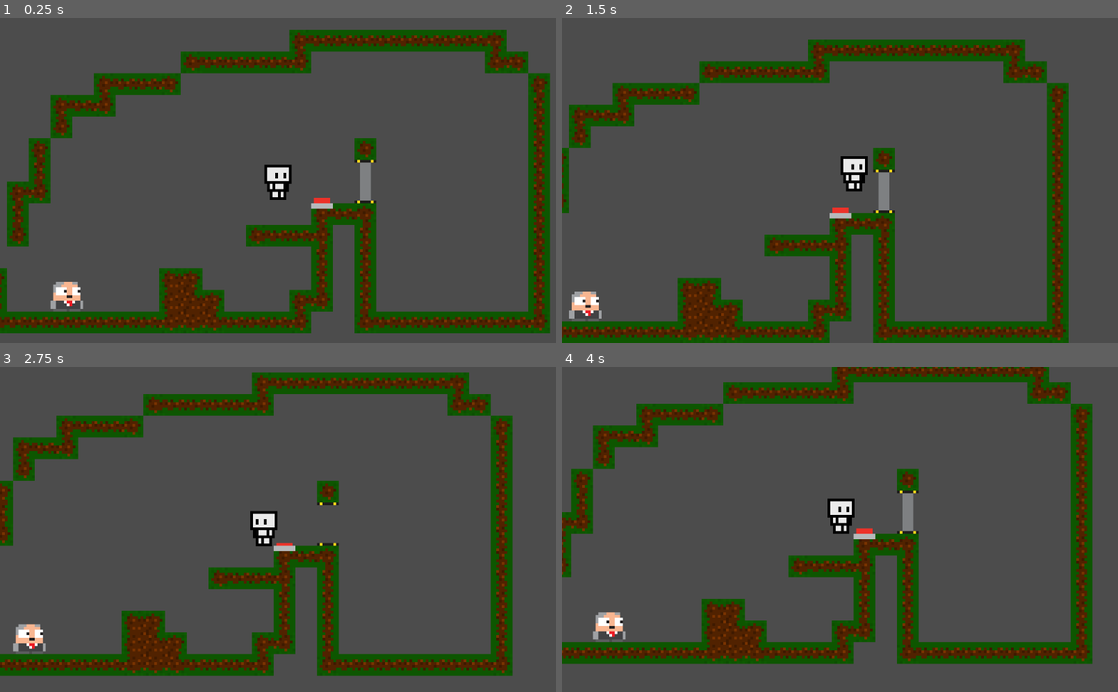
Above: before the commit, frames 1-4 (two rows, left to right).
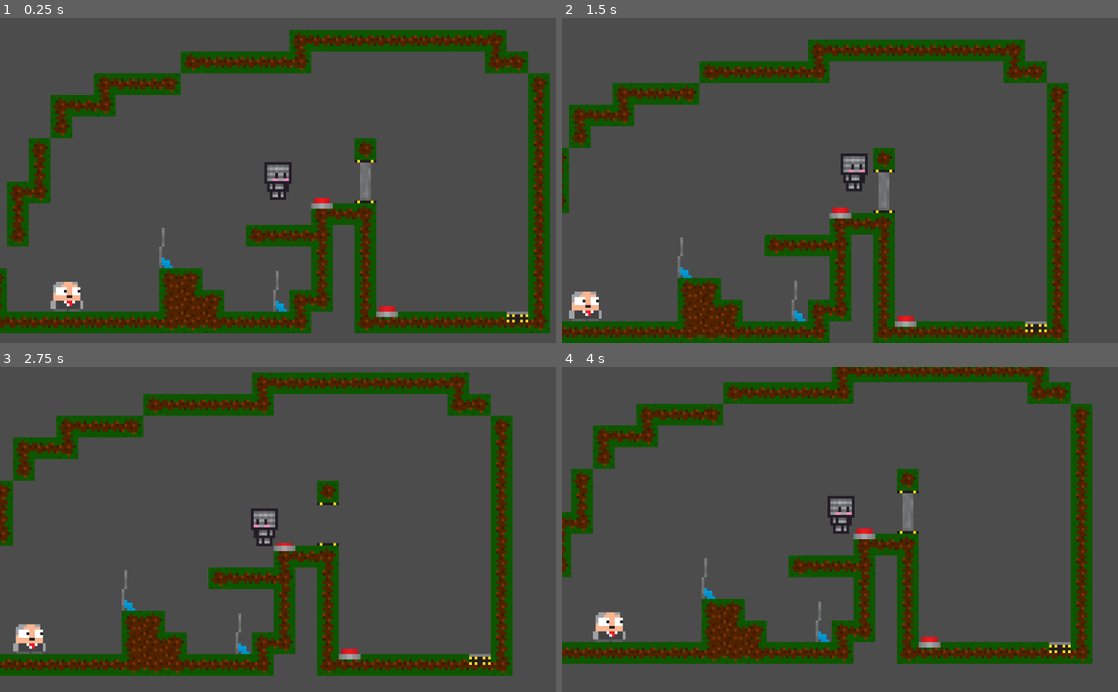
Above: after the commit, the same moments.

Repository: MrPiedPiper/CoinrollAdventures
Game: Godot game, scene res://Scenes/Main.tscn
The game is run twice, just before and just after one commit, with the same random seed, the same clock (stepped at 60 frames per second) and the same inputs.
Inputs (mouse positions are in pixels of both pictures, inside the frame that each line leads up to):
- Up to frame 1 (0.25 s): no input
- Up to frame 2 (1.5 s): move the mouse to (962, 164) at 0.52 s; hold Right mouse button (player_pickup) 0.53-1.28 s; hold Right (ui_right) from 0.53 s (still down); tap Space (move_jump) at 0.77 s; move the mouse to (728, 196) at 1.27 s; click (728, 196) at 1.35 s
- Up to frame 3 (2.75 s): tap Space (move_jump) at 1.52 s; move the mouse to (333, 458) at 2.02 s; release Right (ui_right) at 2.03 s; hold Left (ui_left) from 2.03 s (still down); hold Right mouse button (player_pickup) from 2.03 s (still down)
- Up to frame 4 (4 s): move the mouse to (812, 594) at 2.77 s; release Left (ui_left) at 2.78 s; release Right mouse button (player_pickup) at 2.78 s; hold Right (ui_right) from 2.78 s (still down); click (812, 594) at 2.85 s; tap Space (move_jump) at 3.02, 3.77 s; move the mouse to (1006, 578) at 3.52 s; hold Right mouse button (player_pickup) from 3.53 s (still down)

The runs differ from the first frame. In frame 1, 1.0% of the frame differs, in the area x 28-95%, y 44-94%; in frame 2, 1.0%; in frame 3, 1.0%; in frame 4, 1.0%.
Error before the commit: Attempt to call function 'get_children' in base 'null instance' on a null instance. (res://Assets/Scripts/Enemy.gd:37)
Error after the commit: Attempt to call function 'get_children' in base 'null instance' on a null instance. (res://Assets/Scripts/Enemy.gd:34)

Commit message:
Updated player, button, flag, gate, and coin textures

Diff:
--- /dev/null
+++ b/Assets/Scripts/Checkpoint.gd
@@ -0,0 +1,15 @@
+extends Node2D
+
+var activeTexture = preload("res://Assets/Sprites/FlagSprites/FlagTop.png")
+var deactiveTexture = preload("res://Assets/Sprites/FlagSprites/FlagBottom.png")
+
+var active = false
+
+func _checkpoint_activated():
+	active = true
+	$Sprite.texture = activeTexture
+
+func _checkpoint_deactivated():
+	print("not active")
+	active = false
+	$Sprite.texture = deactiveTexture
--- a/Assets/Scripts/Enemy.gd
+++ b/Assets/Scripts/Enemy.gd
@@ -5,6 +5,9 @@
 export var hasCoin = false
 export var acceleration = 100
 export var topSpeed = 35
+
+var og_has_coin = hasCoin
+onready var og_position = self.position
 
 var stunned = false
 var stun_time : float = 1
@@ -15,12 +18,6 @@
 var isCyclingRay = false
 
 var touching = []
-
-#If the Enemy sees the player within range and doesn't ahve a coin, have the Enemy run towards the plyaer
-
-# Called when the node enters the scene tree for the first time.
-func _ready():
-	pass # Replace with function body.
 
 func _process(delta):
 	if !hasCoin and !stunned:
@@ -106,3 +103,13 @@
 	stunned = true
 	yield(get_tree().create_timer(stun_time), "timeout")
 	stunned = false
+
+func respawn():
+	set_has_coin(og_has_coin)
+	position = og_position
+	velocity = Vector2(0, 0)
+	stunned = false
+	isCyclingRay = false
+	touching = []
+	curr_target = null
+	print(hasCoin)
--- a/Assets/Scripts/Player.gd
+++ b/Assets/Scripts/Player.gd
@@ -1,6 +1,8 @@
 extends KinematicBody2D
 
 signal player_stole_coin
+signal checkpoint_activated
+signal checkpoint_deactivated
 
 export var acceleration = 700
 export var topSpeed = 150
@@ -10,6 +12,8 @@
 export var bullet : PackedScene
 
 var coinStatModifier = 0.07
+
+var currCheckpoint
 
 var maxCoins = 6
 var bulletCooldown = 0.3
@@ -141,6 +145,13 @@
 func _on_PlayerArea2D_area_entered(area):
 	if area.is_in_group("CoinDown"):
 		touchingCoins.append(area.get_parent())
+	elif area.is_in_group("Checkpoint"):
+		if currCheckpoint != null:
+			connect("checkpoint_deactivated", currCheckpoint, "_checkpoint_deactivated", [], CONNECT_ONESHOT)
+			emit_signal("checkpoint_deactivated")
+		connect("checkpoint_activated", area.get_parent(), "_checkpoint_activated", [], CONNECT_ONESHOT)
+		emit_signal("checkpoint_activated")
+		currCheckpoint = area.get_parent()
 	touching.append(area)
 
 func _on_PlayerArea2D_area_exited(area):
@@ -172,7 +183,9 @@
 		die()
 
 func die():
-	print("bleh")
+	respawn()
+	for enemy in get_tree().get_nodes_in_group("Enemy"):
+		enemy.respawn()
 
 func steal_coin():
 	if Input.is_action_pressed("player_pickup"):
@@ -183,3 +196,25 @@
 					connect("player_stole_coin", currObject, "_player_stole_coin")
 					emit_signal("player_stole_coin")
 					setCoinCount(heldCoins+1)
+
+func _launch(rot, power):
+	var launchDir = Vector2(cos(rot), sin(rot))
+	velocity += launchDir * power
+	velocity = move_and_slide(velocity)
+
+func respawn():
+	var active_bullets = get_tree().get_root().get_child(0).get_node("ActiveBullets").get_children()
+	for i in range(0, active_bullets.size()):
+		active_bullets[i].queue_free()
+
+	var inactive_bullets = get_tree().get_root().get_child(0).get_node("InactiveBullets").get_children()
+	for i in range(0, inactive_bullets.size()):
+		inactive_bullets[i].queue_free()
+
+	velocity = Vector2(0, 0)
+	canShoot = true
+	canPickup = true
+	touching = []
+	touchingCoins = []
+	heldCoins = maxCoins
+	position = currCheckpoint.position
--- /dev/null
+++ b/Assets/Scripts/Spring.gd
@@ -0,0 +1,39 @@
+extends Node2D
+
+signal launch
+
+var deactiveSprite : Texture = preload("res://Assets/Sprites/SpringSprites/SpringShut.png")
+var activeSprite : Texture = preload("res://Assets/Sprites/SpringSprites/SpringOpen.png")
+
+var activeArray = []
+var launchPower = -650
+
+var touching = []
+
+func _on_activated(_node):
+	activeArray.append(_node)
+	process_spring()
+
+func _on_deactivated(_node):
+	activeArray.erase(_node)
+	process_spring()
+
+func process_spring():
+	if activeArray.size() > 0:
+		$Sprite.texture = activeSprite
+		bounce()
+	else:
+		$Sprite.texture = deactiveSprite
+
+func bounce():
+	for i in range(0, touching.size()):
+		if touching[i].is_in_group("Player"):
+			var currObject = touching[i].get_parent().get_parent()
+			connect("launch", currObject, "_launch", [rotation + PI/4, launchPower])
+			emit_signal("launch")
+
+func _on_Area2D_area_entered(area):
+	touching.append(area)
+
+func _on_Area2D_area_exited(area):
+	touching.erase(area)
--- a/Scenes/Button.tscn
+++ b/Scenes/Button.tscn
@@ -22,6 +22,5 @@
 [node name="CollisionShape2D" type="CollisionShape2D" parent="Area2D"]
 position = Vector2( 0, -5 )
 shape = SubResource( 1 )
-
 [connection signal="area_entered" from="Area2D" to="." method="_on_Area2D_area_entered"]
 [connection signal="area_exited" from="Area2D" to="." method="_on_Area2D_area_exited"]
--- /dev/null
+++ b/Scenes/Checkpoint.tscn
@@ -0,0 +1,22 @@
+[gd_scene load_steps=4 format=2]
+
+[ext_resource path="res://Assets/Scripts/Checkpoint.gd" type="Script" id=1]
+[ext_resource path="res://Assets/Sprites/FlagSprites/FlagBottom.png" type="Texture" id=2]
+
+[sub_resource type="RectangleShape2D" id=1]
+extents = Vector2( 3, 8 )
+
+[node name="Checkpoint" type="Node2D"]
+scale = Vector2( 5, 5 )
+script = ExtResource( 1 )
+
+[node name="Area2D" type="Area2D" parent="." groups=[
+"Checkpoint",
+]]
+collision_mask = 3
+
+[node name="CollisionShape2D" type="CollisionShape2D" parent="Area2D"]
+shape = SubResource( 1 )
+
+[node name="Sprite" type="Sprite" parent="."]
+texture = ExtResource( 2 )
--- a/Scenes/Enemy.tscn
+++ b/Scenes/Enemy.tscn
@@ -52,7 +52,7 @@
 }
 
 [node name="EnemyArea2D" type="Area2D" parent="." groups=[
-"Enemy",
+"EnemyArea",
 ]]
 collision_mask = 3
 __meta__ = {
@@ -62,7 +62,6 @@
 
 [node name="BaseHitbox2" type="CollisionShape2D" parent="EnemyArea2D"]
 position = Vector2( 0, 2.5 )
-scale = Vector2( 1, 1 )
 shape = SubResource( 1 )
 [connection signal="area_entered" from="EnemyArea2D" to="." method="_on_EnemyArea2D_area_entered"]
 [connection signal="area_exited" from="EnemyArea2D" to="." method="_on_EnemyArea2D_area_exited"]
--- a/Scenes/Main.tscn
+++ b/Scenes/Main.tscn
@@ -6,6 +6,8 @@
 [ext_resource path="res://Scenes/Button.tscn" type="PackedScene" id=4]
 [ext_resource path="res://Scenes/Gate.tscn" type="PackedScene" id=5]
 [ext_resource path="res://Scenes/Enemy.tscn" type="PackedScene" id=6]
+[ext_resource path="res://Scenes/Spring.tscn" type="PackedScene" id=7]
+[ext_resource path="res://Scenes/Checkpoint.tscn" type="PackedScene" id=8]
 
 [node name="Main" type="Node2D"]
 
@@ -29,3 +31,16 @@
 
 [node name="Enemy" parent="." instance=ExtResource( 6 )]
 position = Vector2( -50, 320 )
+
+[node name="Spring" parent="." instance=ExtResource( 7 )]
+position = Vector2( 780, 360 )
+
+[node name="Button2" parent="." instance=ExtResource( 4 )]
+position = Vector2( 540, 360 )
+linkedObjectPath = NodePath("../Spring")
+
+[node name="Checkpoint" parent="." instance=ExtResource( 8 )]
+position = Vector2( 135, 240 )
+
+[node name="Checkpoint2" parent="." instance=ExtResource( 8 )]
+position = Vector2( 345, 320 )
--- a/Scenes/Player.tscn
+++ b/Scenes/Player.tscn
@@ -1,7 +1,8 @@
-[gd_scene load_steps=7 format=2]
+[gd_scene load_steps=8 format=2]
 
 [ext_resource path="res://Assets/Scripts/Player.gd" type="Script" id=1]
-[ext_resource path="res://Assets/Sprites/PlayerSprites/PlayerAff.png" type="Texture" id=2]
+[ext_resource path="res://Assets/Sprites/PlayerSprites/Head/Head1.png" type="Texture" id=2]
+[ext_resource path="res://Assets/Sprites/PlayerSprites/Body/Body1.png" type="Texture" id=3]
 
 [sub_resource type="CapsuleShape2D" id=1]
 radius = 2.0
@@ -14,7 +15,7 @@
 extents = Vector2( 3, 2 )
 
 [sub_resource type="RectangleShape2D" id=4]
-extents = Vector2( 5, 3.5 )
+extents = Vector2( 5, 4 )
 
 [node name="Player" type="KinematicBody2D" groups=[
 "Player",
@@ -30,33 +31,51 @@
 [node name="PhysicalBox1" type="CollisionShape2D" parent="."]
 position = Vector2( -3, 4 )
 shape = SubResource( 1 )
+__meta__ = {
+"_edit_lock_": true
+}
 
 [node name="PhysicalBox2" type="CollisionShape2D" parent="."]
 position = Vector2( 0, 2 )
 shape = SubResource( 2 )
+__meta__ = {
+"_edit_lock_": true
+}
 
 [node name="PhysicalBox3" type="CollisionShape2D" parent="."]
 position = Vector2( 0, 4 )
 shape = SubResource( 3 )
+__meta__ = {
+"_edit_lock_": true
+}
 
 [node name="PhysicalBox4" type="CollisionShape2D" parent="."]
 position = Vector2( 3, 4 )
 shape = SubResource( 1 )
+__meta__ = {
+"_edit_lock_": true
+}
 
 [node name="PhysicalBox5" type="CollisionShape2D" parent="."]
-position = Vector2( 0, -3.5 )
+position = Vector2( 0, -4 )
 shape = SubResource( 4 )
 
 [node name="RotationNode" type="Node2D" parent="."]
 
-[node name="PlayerSprite" type="Sprite" parent="RotationNode"]
-position = Vector2( 0, -2 )
+[node name="PlayerHeadSprite" type="Sprite" parent="RotationNode"]
+position = Vector2( 0, -4 )
+scale = Vector2( 1, 1 )
 texture = ExtResource( 2 )
+
+[node name="PlayerBodySprite" type="Sprite" parent="RotationNode"]
+position = Vector2( 0, 3 )
+texture = ExtResource( 3 )
 
 [node name="PlayerArea2D" type="Area2D" parent="RotationNode" groups=[
 "Player",
 ]]
 editor/display_folded = true
+visible = false
 scale = Vector2( 1.1, 1.1 )
 collision_layer = 2
 collision_mask = 2
@@ -81,8 +100,6 @@
 position = Vector2( 3, 4 )
 shape = SubResource( 1 )
 
-[node name="ActiveBullets" type="Node2D" parent="RotationNode"]
-
 [node name="BulletSpawn" type="Node2D" parent="RotationNode"]
 
 [node name="Camera2D" type="Camera2D" parent="."]
--- a/Scenes/Spring.tscn
+++ b/Scenes/Spring.tscn
@@ -1,3 +1,24 @@
-[gd_scene format=2]
+[gd_scene load_steps=4 format=2]
+
+[ext_resource path="res://Assets/Scripts/Spring.gd" type="Script" id=1]
+[ext_resource path="res://Assets/Sprites/SpringSprites/SpringShut.png" type="Texture" id=2]
+
+[sub_resource type="RectangleShape2D" id=1]
+extents = Vector2( 4, 2 )
 
 [node name="Spring" type="Node2D"]
+scale = Vector2( 5, 5 )
+script = ExtResource( 1 )
+
+[node name="Sprite" type="Sprite" parent="."]
+texture = ExtResource( 2 )
+
+[node name="Area2D" type="Area2D" parent="."]
+collision_layer = 3
+collision_mask = 3
+
+[node name="CollisionShape2D" type="CollisionShape2D" parent="Area2D"]
+position = Vector2( 0, -2 )
+shape = SubResource( 1 )
+[connection signal="area_entered" from="Area2D" to="." method="_on_Area2D_area_entered"]
+[connection signal="area_exited" from="Area2D" to="." method="_on_Area2D_area_exited"]
Binary file changed: Assets/Sprites/ButtonDown.png
Binary file changed: Assets/Sprites/ButtonUp.png
Binary file changed: Assets/Sprites/Coin.png
Binary file added: Assets/Sprites/FlagSprites/FlagBottom.png
Not shown, added: Assets/Sprites/FlagSprites/FlagBottom.png.import
Binary file added: Assets/Sprites/FlagSprites/FlagTop.png
Not shown, added: Assets/Sprites/FlagSprites/FlagTop.png.import
Binary file changed: Assets/Sprites/GateClosed.png
Binary file added: Assets/Sprites/PlayerSprites/Body/Body1.png
Not shown, added: Assets/Sprites/PlayerSprites/Body/Body1.png.import
Binary file added: Assets/Sprites/PlayerSprites/Head/Head1.png
Not shown, added: Assets/Sprites/PlayerSprites/Head/Head1.png.import
(and 22 more such lines)
